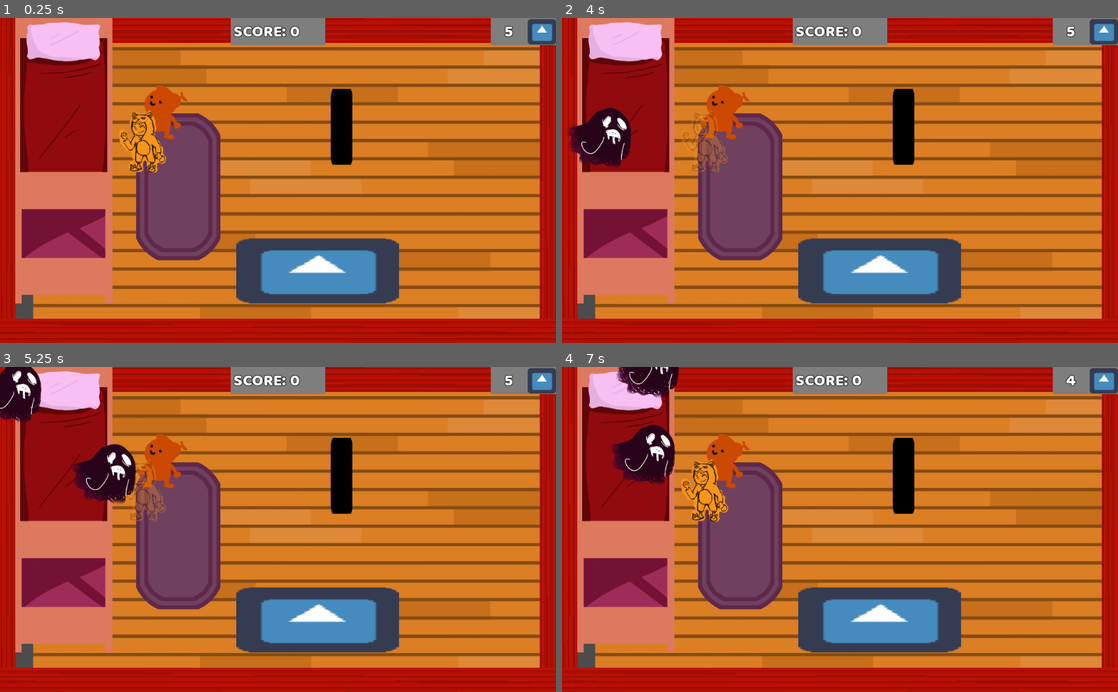
Above: before the commit, frames 1-4 (two rows, left to right).
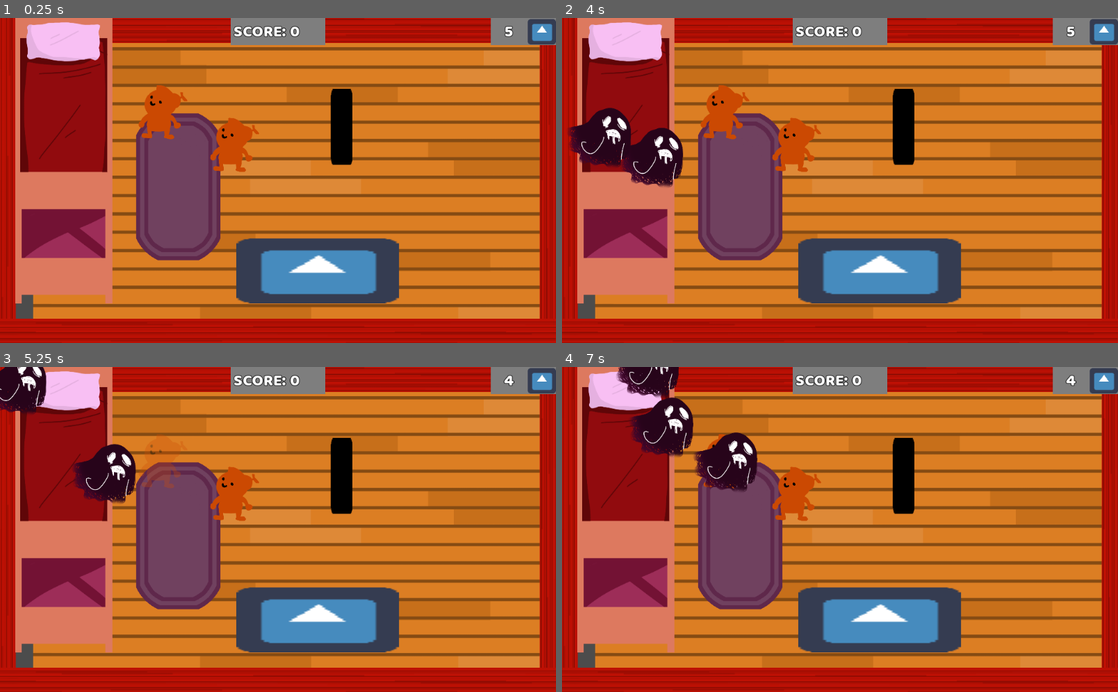
Above: after the commit, the same moments.

Repository: JuannFerrari/GlobalGameJam2019
Game: Godot game, scene res://Game.tscn
Same seed, same stepped clock (60 frames per second), same inputs: the game is played once before the commit and once after it. The engine's default icon, where the game draws it, is replaced by a stand-in: a white triangle on a blue panel in a dark square.
Inputs:
- Up to frame 1 (0.25 s): no input
- Up to frame 2 (4 s): tap Enter (ui_accept) at 0.5, 0.77, 1.25, 1.52, 3.02, 3.77 s; hold Right (ui_right) 0.53-1.28 s; hold Down (ui_down) 1.28-2.03 s; hold Right (ui_right) 2.03-2.78 s; hold Up (ui_up) 2.78-3.53 s; hold Left (ui_left) from 3.53 s (still down)
- Up to frame 3 (5.25 s): tap Enter (ui_accept) at 4.52 s; release Left (ui_left) at 5.03 s; hold Down (ui_down) from 5.03 s (still down)
- Up to frame 4 (7 s): release Down (ui_down) at 5.78 s; hold Right (ui_right) 5.78-6.53 s; tap Enter (ui_accept) at 6.02, 6.77 s; hold Up (ui_up) from 6.53 s (still down)

The runs differ from the first frame. In frame 1, 1.7% of the frame differs, in the area x 21-47%, y 28-48%; in frame 2, 2.8%; in frame 3, 2.7%; in frame 4, 5.3%, in the area x 9-47%, y 9-48%.

Commit message:
Revert "Merge branch 'master' of https://github.com/Valatir/GlobalGameJam2019"
This reverts commit c2afb4344af08a8aecdae579d380e34ed685d778, reversing
changes made to 3db245ce4ee43f5770f672e79ef57760f9530512.

Diff:
--- a/Game.tscn
+++ b/Game.tscn
@@ -1,7 +1,7 @@
 [gd_scene load_steps=6 format=2]
 
 [ext_resource path="res://Player.tscn" type="PackedScene" id=1]
-[ext_resource path="res://Player2.tscn" type="PackedScene" id=2]
+[ext_resource path="res://Player2.gd" type="Script" id=2]
 [ext_resource path="res://Map.tscn" type="PackedScene" id=3]
 [ext_resource path="res://interface/Interface.tscn" type="PackedScene" id=4]
 [ext_resource path="res://Spawner.tscn" type="PackedScene" id=5]
@@ -16,15 +16,14 @@
 action_left = "ui_left2"
 action_shoot = "ui_accept2"
 
-[node name="Player2" parent="." instance=ExtResource( 2 )]
-position = Vector2( 250, 250 )
+[node name="Player2" parent="." instance=ExtResource( 1 )]
+position = Vector2( 430.559, 234.665 )
 action_up = "ui_up2"
 action_down = "ui_down2"
 action_right = "ui_right2"
 action_left = "ui_left2"
 script = ExtResource( 2 )
 action_shoot = "ui_accept2"
-
 
 [node name="Map" parent="." instance=ExtResource( 3 )]
 
--- a/Player2.gd
+++ b/Player2.gd
@@ -31,7 +31,6 @@
 
 	if !dead:
 		if Input.is_action_just_pressed(action_shoot):
-			$AnimatedSprite.play("attack")
 			shoot_bullet()
 
 		if Input.is_action_pressed(action_right):
@@ -50,19 +49,18 @@
 
 		direction=motion.angle()
 
-		if (motion.x<5 and motion.x >-5) and (motion.y<5 and motion.y >-5):
-			$AnimatedSprite.play("idle")
+		if(motion < Vector2(1, 1) and motion > Vector2(-1, -1) ):
+			if $AnimationPlayer.current_animation != "idle":
+				$AnimationPlayer.play("idle")
 		else:
-			$AnimatedSprite.play("walk")
+			if ($AnimationPlayer.current_animation != "Move"):
+				$AnimationPlayer.play("Move")
 
-		if motion.x >0:
-			$AnimatedSprite.flip_h=true
-		else:
-			$AnimatedSprite.flip_h=false
 		move_and_collide(motion * delta)
 
 
 	else:
+		$AnimationPlayer.play("idle")
 		$CollisionShape2D.disabled = true
 
 
@@ -86,7 +84,6 @@
 	if life<=0:
 		dead = true
 		#is now ded blep
-		$AnimatedSprite.play("idle")
 		set_rotation_degrees(85)
 
 func _on_Hitbox_area_shape_entered(area_id, area, area_shape, self_shape):
--- a/Player2.tscn
+++ b/Player2.tscn
@@ -1,38 +1,7 @@
-[gd_scene load_steps=7 format=2]
+[gd_scene load_steps=3 format=2]
 
 [ext_resource path="res://Player.tscn" type="PackedScene" id=1]
 [ext_resource path="res://Player2.gd" type="Script" id=2]
-[ext_resource path="res://assets/frames/jerryidle.png" type="Texture" id=3]
-[ext_resource path="res://assets/frames/jerryattack.png" type="Texture" id=4]
-[ext_resource path="res://assets/frames/jerrywalk.png" type="Texture" id=5]
-
-[sub_resource type="SpriteFrames" id=1]
-
-animations = [ {
-"frames": [ ExtResource( 3 ) ],
-"loop": true,
-"name": "idle",
-"speed": 5.0
-}, {
-"frames": [ ExtResource( 4 ), ExtResource( 3 ) ],
-"loop": true,
-"name": "attack",
-"speed": 5.0
-}, {
-"frames": [ ExtResource( 3 ), ExtResource( 5 ) ],
-"loop": true,
-"name": "walk",
-"speed": 5.0
-} ]
 
 [node name="Player2" instance=ExtResource( 1 )]
 script = ExtResource( 2 )
-
-[node name="icon" parent="." index="0"]
-visible = false
-
-[node name="AnimatedSprite" type="AnimatedSprite" parent="." index="6"]
-position = Vector2( 12.7341, -22.0129 )
-scale = Vector2( 0.433334, 0.433334 )
-frames = SubResource( 1 )
-animation = "walk"
